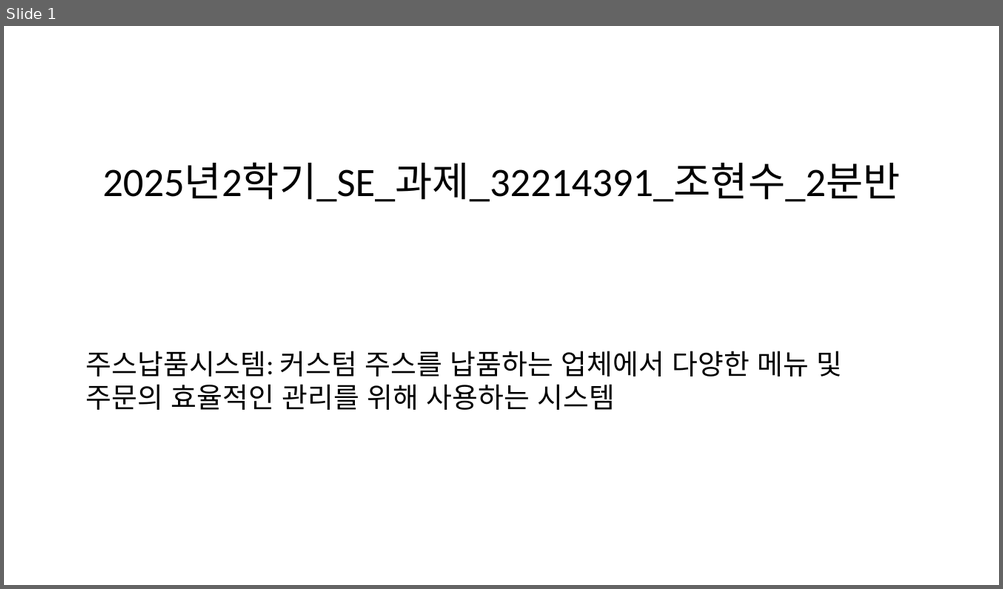
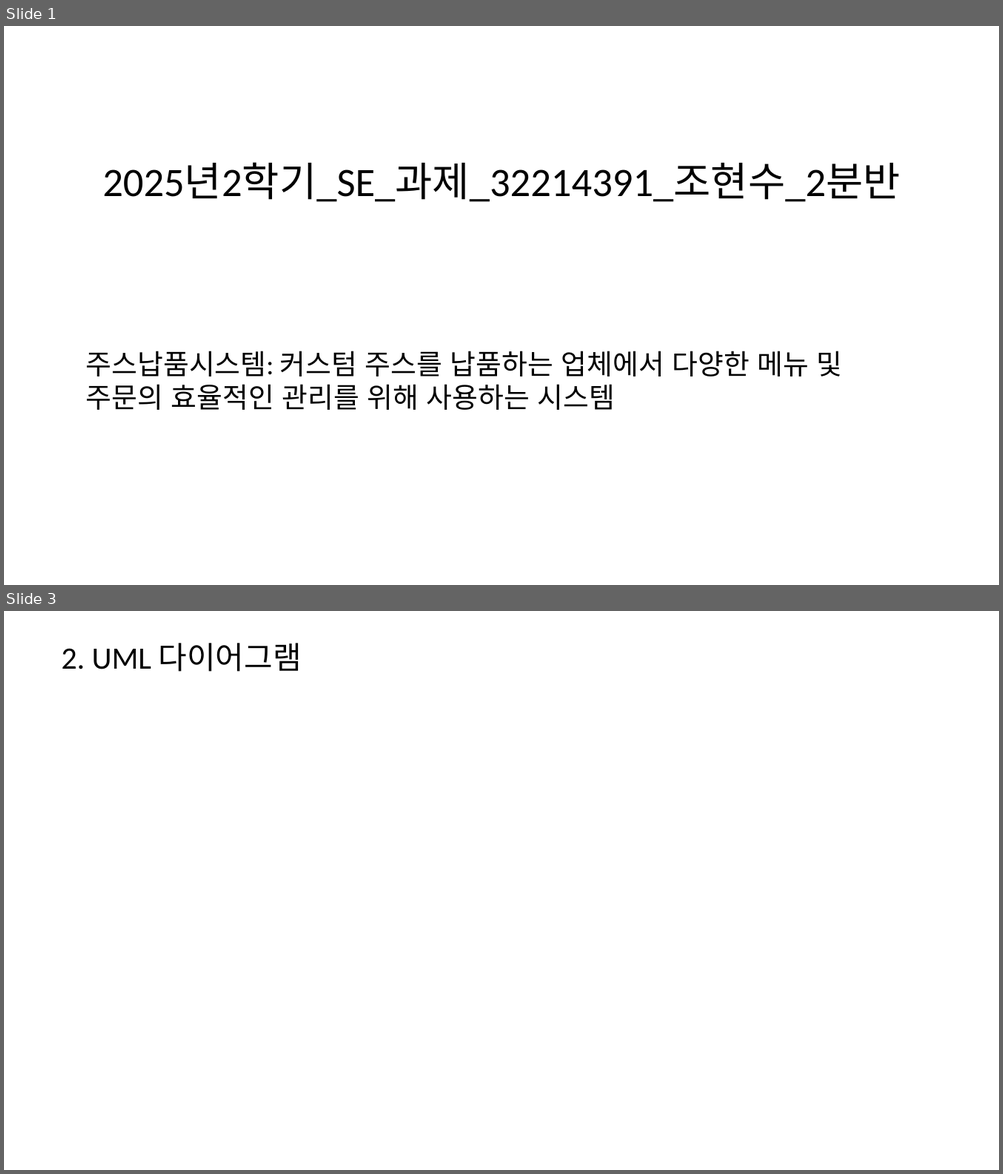
Before and after one commit to Jotriever/Software-Engineering, a slide deck: 2025년2학기_SE_과제_32214391_조현수_2분반.pptx. Shown one above the other, each under a label of ours: slide 1 before the commit, slides 1 and 3 after it; the slides between them are not shown. The pictures are 1003x589 and 1003x1174 pixels, drawn with LibreOffice and Linux fonts; fonts in the diff are those of the drawing. Boxes give left, top, right and bottom in pixels: in the first picture for what was removed or moved away, otherwise in the second. Text is boxed around its words. In the diff, an @@ line names an element or a change of style, - is before the commit and + after.

```diff
--- a/2025년2학기_SE_과제_32214391_조현수_2분반.pptx
+++ b/2025년2학기_SE_과제_32214391_조현수_2분반.pptx
@@ slide 3 added at (x1=4, y1=611, x2=999, y2=1170), background #FFFFFF @@
@@ title added at (x1=61, y1=643, x2=301, y2=672), 30 pt, text #000000 @@
+2. UML 다이어그램
```
Also in this commit, not shown: 5 other slides added, 7 other files.
